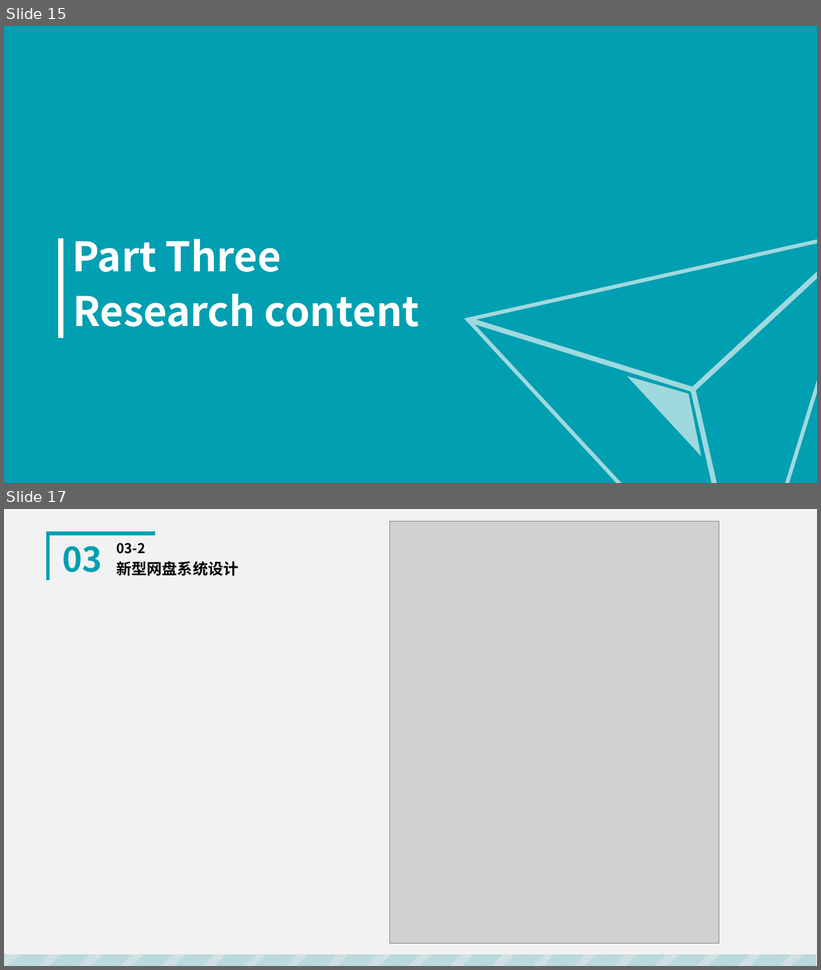
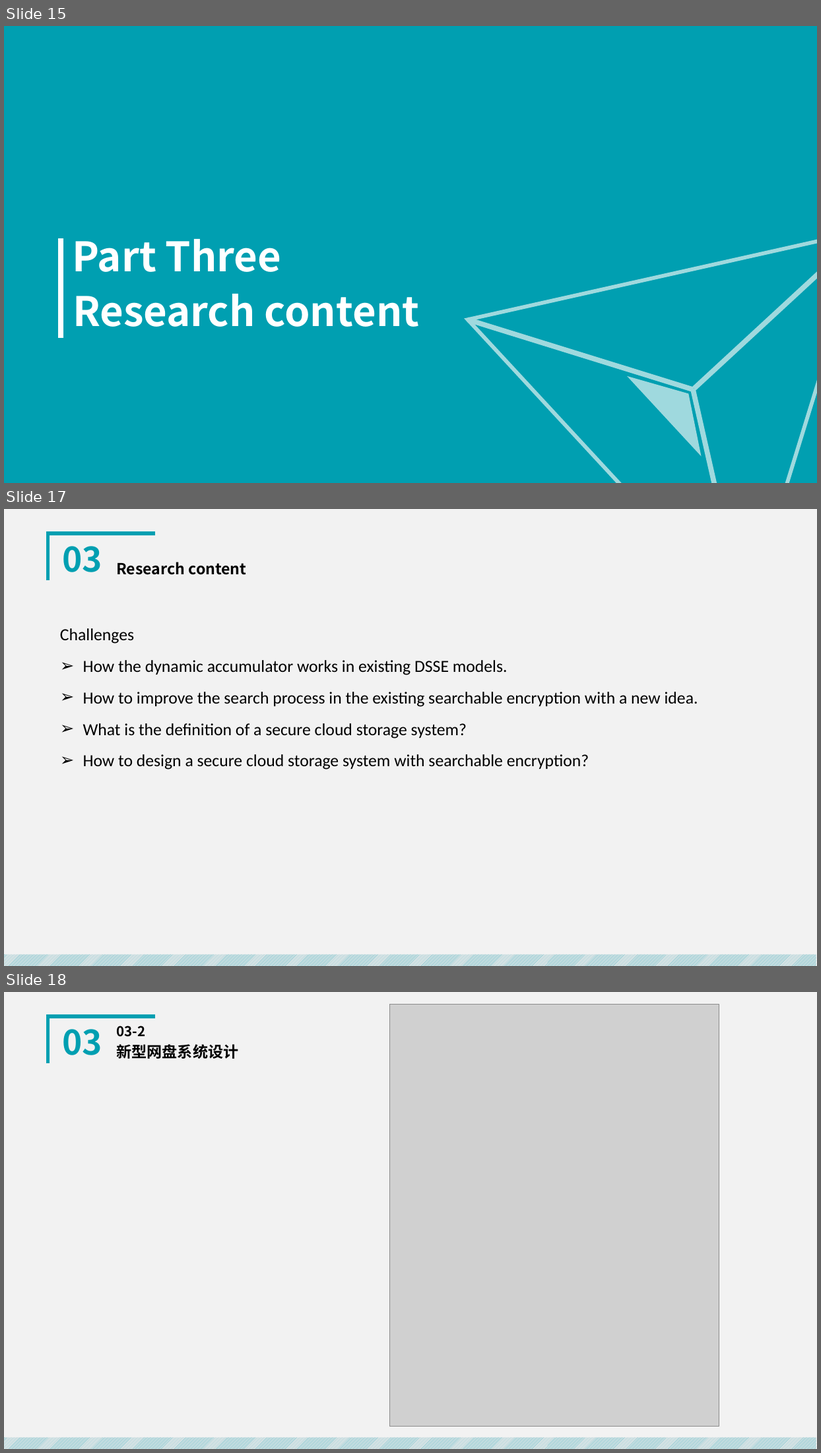
Before and after one commit to royalvald/MediumTest, a slide deck: 开题/中期答辩.pptx. Shown one above the other, each under a label of ours: slides 15 and 17 before the commit, slides 15, 17 and 18 after it; the slides between them are not shown. The pictures are 821x970 and 821x1453 pixels, drawn with LibreOffice and Linux fonts; fonts in the diff are those of the drawing; grey boxes stand for pictures. Boxes give left, top, right and bottom in pixels: in the first picture for what was removed or moved away, otherwise in the second. Text is boxed around its words. In the diff, an @@ line names an element or a change of style, - is before the commit and + after.

```diff
--- a/开题/中期答辩.pptx
+++ b/开题/中期答辩.pptx
@@ slide 17 added at (4,509,817,966), background #F2F2F2; not listed: 2 template elements that a slide beside it also shows @@
@@ text added at (62,546,102,572), 40 pt, text #009FB1, bold @@
+03
@@ text added at (117,562,247,575), 18 pt, text #000000, bold @@
+Research content
@@ text added at (60,628,698,770), 20 pt, text #000000 @@
+Challenges
+➢ How the dynamic accumulator works in existing DSSE models.
+➢ How to improve the search process in the existing searchable encryption with a new idea.
+➢ What is the definition of a secure cloud storage system?
+➢ How to design a secure cloud storage system with searchable encryption?
@@ what was slide 17 is now slide 18 @@
```
Also in this commit, not shown: 1 slide changed.
